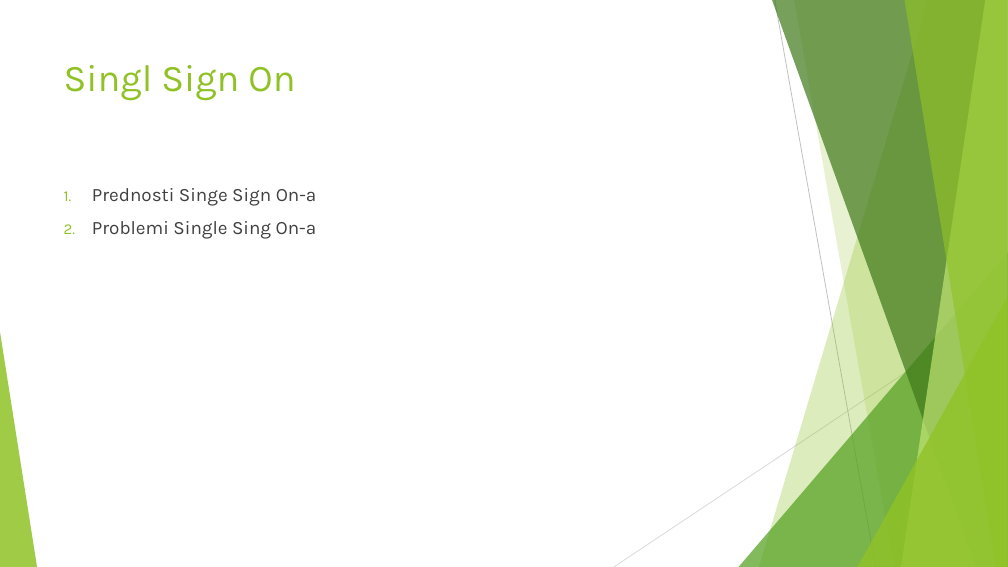
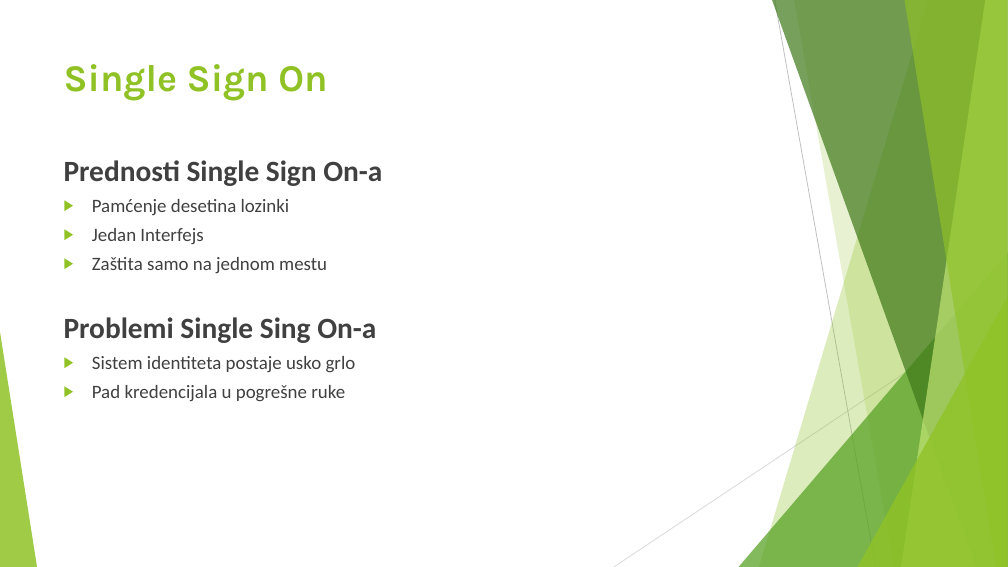
Before and after one commit to enimenss/IdentityServer4AndOAuth2, a slide deck: slide 5 of SSOPresentation.pptx. Drawn at 1008x567 pixels with LibreOffice and Linux fonts; fonts in the diff are those of the drawing. Boxes give left, top, right and bottom in pixels: in the first picture for what was removed or moved away, otherwise in the second. Text is boxed around its words. In the diff, an @@ line names an element or a change of style, - is before the commit and + after.

```diff
--- a/SSOPresentation.pptx
+++ b/SSOPresentation.pptx
@@ title at box(64, 64, 327, 101): text changed; bold on @@
-Singl Sign On
+Single Sign On
@@ text "Prednosti Single Sign On-a": place and size @@
-text "Prednosti Single Sign On-a" at box(92, 188, 317, 239)
+text "Prednosti Single Sign On-a" at box(64, 160, 382, 401)
@@ text at box(64, 160, 382, 273): text changed; font Karla to Calibri @@
-1. Prednosti Singe Sign On-a
+Prednosti Single Sign On-a
+▶ Pamćenje desetina lozinki
+▶ Jedan Interfejs
+▶ Zaštita samo na jednom mestu
@@ text at box(64, 317, 376, 343): size 18 to 28 pt, font Karla to Calibri, bold on in "Problemi Single Sing On-a"; bullet 1. to none; less space between paragraphs @@
@@ text at box(92, 356, 356, 401): paragraphs added @@
+▶ Sistem identiteta postaje usko grlo
+▶ Pad kredencijala u pogrešne ruke
```
Also in this commit, not shown: 20 other slides changed, 1 slide removed, 1 other file.
